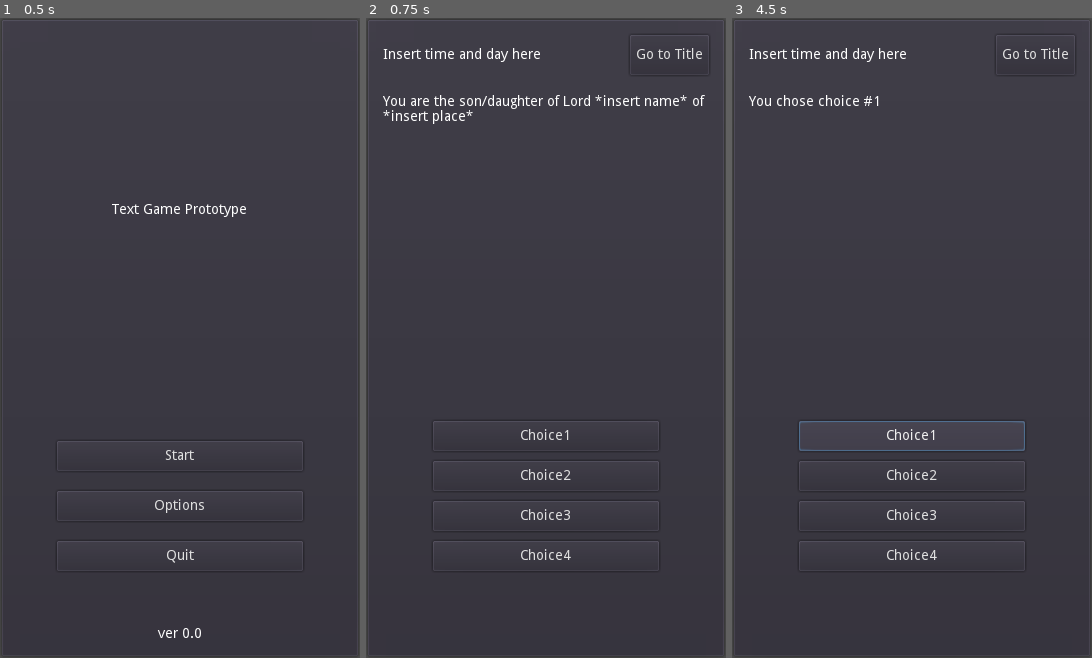
Above: before the commit, frames 1-3 (left to right).
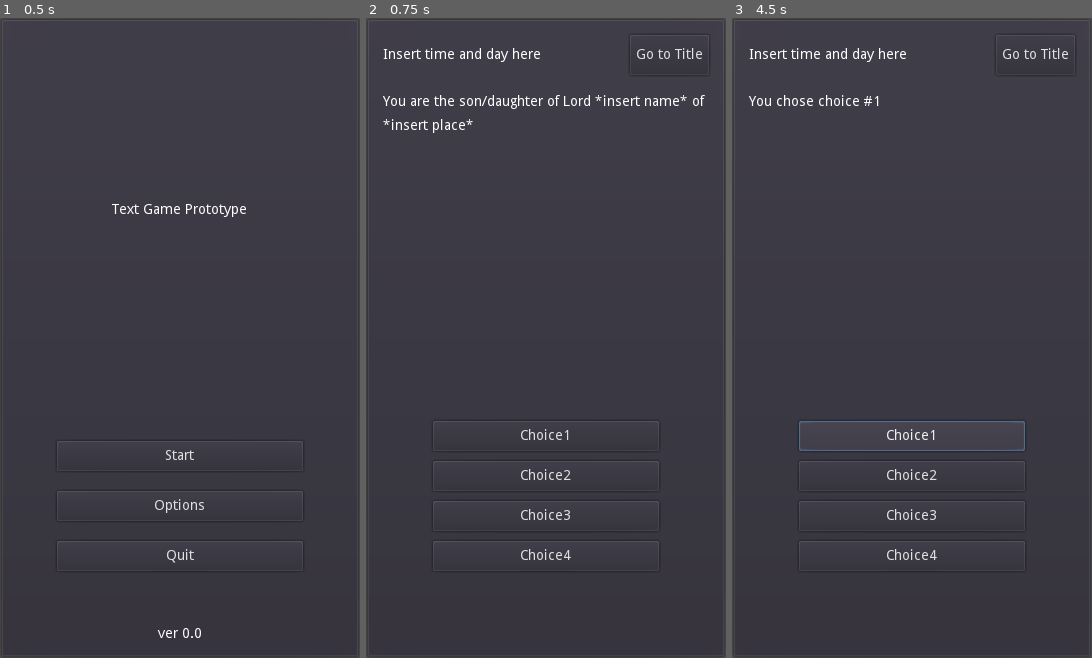
Above: after the commit, the same moments.

Repository: philipuriarte/A-Churchyard-of-Orphans
Game: Godot game, scene res://scenes/main.tscn
Two runs of this game, one before a commit and one after it. Both use one fixed random seed, a clock stepped at 60 frames per second and the inputs below.
Inputs:
- Up to frame 1 (0.5 s): no input
- Up to frame 2 (0.75 s): click "Start" at 0.5 s
- Up to frame 3 (4.5 s): click "Go to Title" at 1.25 s; click "Start" at 2 s; click "Go to Title" at 2.75 s; click "Start" at 3.5 s; click "Choice1" at 4.25 s

Frame 1 is identical in both runs. In frame 2, 0.3% of the frame differs, in the area x 4-30%, y 14-18%; in frame 3, nothing differs.

Commit message:
Set NarrativeText line separation to 10

Diff:
--- a/scenes/game_screen_scenes/content.tscn
+++ b/scenes/game_screen_scenes/content.tscn
@@ -14,6 +14,7 @@
 margin_right = 346.0
 margin_bottom = 312.0
 size_flags_vertical = 3
+custom_constants/line_separation = 10
 text = "Insert text here"
 fit_content_height = true
 scroll_active = false
